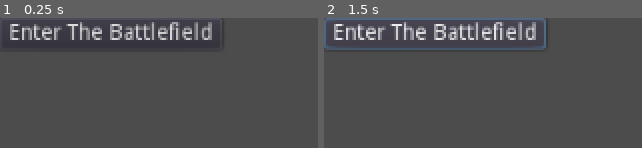
Above: before the commit, frames 1-2 (left to right).
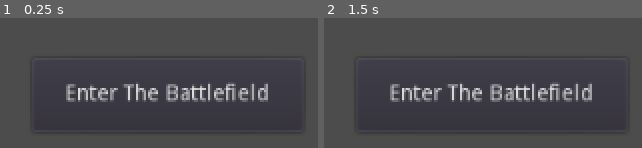
Above: after the commit, the same moments.

Repository: Sebalicious16/SniperForceOmega
Game: Godot game, scene res://Main Menu.tscn
Same seed, same stepped clock (60 frames per second), same inputs: the game is played once before the commit and once after it. Before the commit the project has no main scene; this scene is started directly in both runs.
Inputs:
- Up to frame 1 (0.25 s): no input
- Up to frame 2 (1.5 s): click "Enter The Battlefield" at 0.5 s; click "Enter The Battlefield" at 1.25 s

The runs differ from the first frame. In frame 1, 8.6% of the frame differs, in the area x 3-91%, y 3-87%; in frame 2, 11%, in the area x 0-91%, y 0-87%.

Commit message:
Button code

Diff:
--- a/Main Menu.tscn
+++ b/Main Menu.tscn
@@ -5,9 +5,12 @@
 [node name="Main Menu" type="Node2D"]
 
 [node name="Play" type="Button" parent="."]
-margin_right = 12.0
-margin_bottom = 20.0
+margin_left = 21.0
+margin_top = 26.0
+margin_right = 194.0
+margin_bottom = 73.0
 text = "Enter The Battlefield"
 script = ExtResource( 1 )
+scene_to_load = "res://Main Menu.tscn"
 
 [connection signal="pressed" from="Play" to="Play" method="_on_Play_pressed"]
--- a/SceneChange.gd
+++ b/SceneChange.gd
@@ -1,5 +1,6 @@
 extends Button
 
+export(String) var scene_to_load
 
 # Declare member variables here. Examples:
 # var a = 2
@@ -21,4 +22,4 @@
 
 
 func _on_Play_pressed():
-	pass # Replace with function body.
+	get_tree().change_scene(scene_to_load)
--- a/project.godot
+++ b/project.godot
@@ -15,6 +15,7 @@
 [application]
 
 config/name="SniperForceOmega"
+run/main_scene="res://Main Menu.tscn"
 config/icon="res://icon.png"
 
 [rendering]
